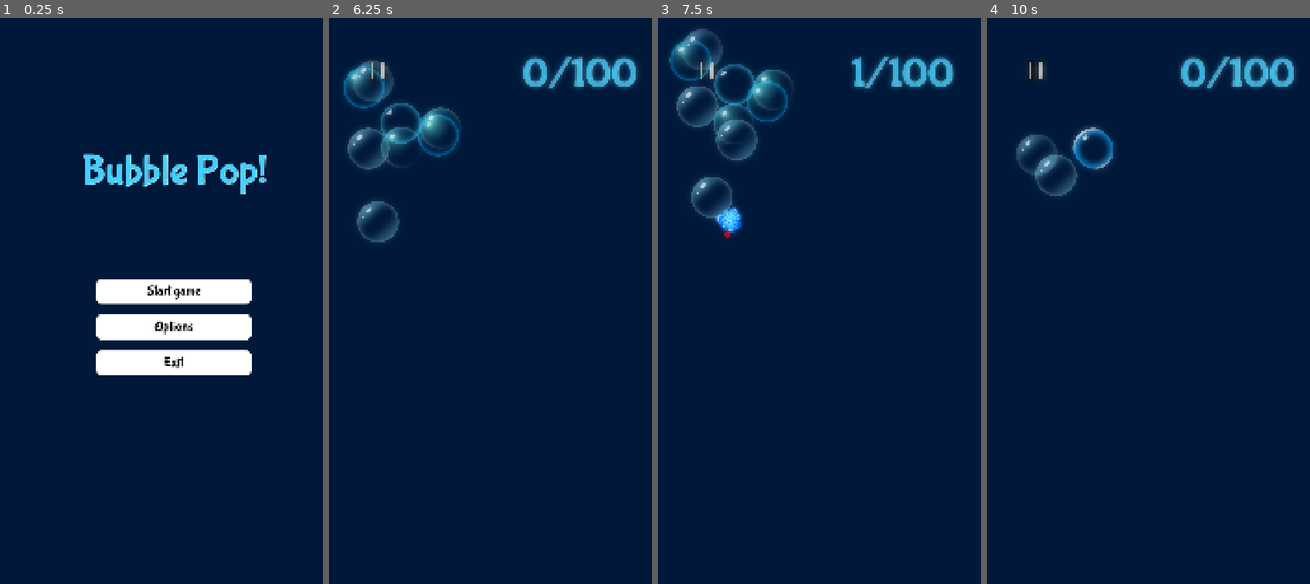
Above: before the commit, frames 1-4 (left to right).
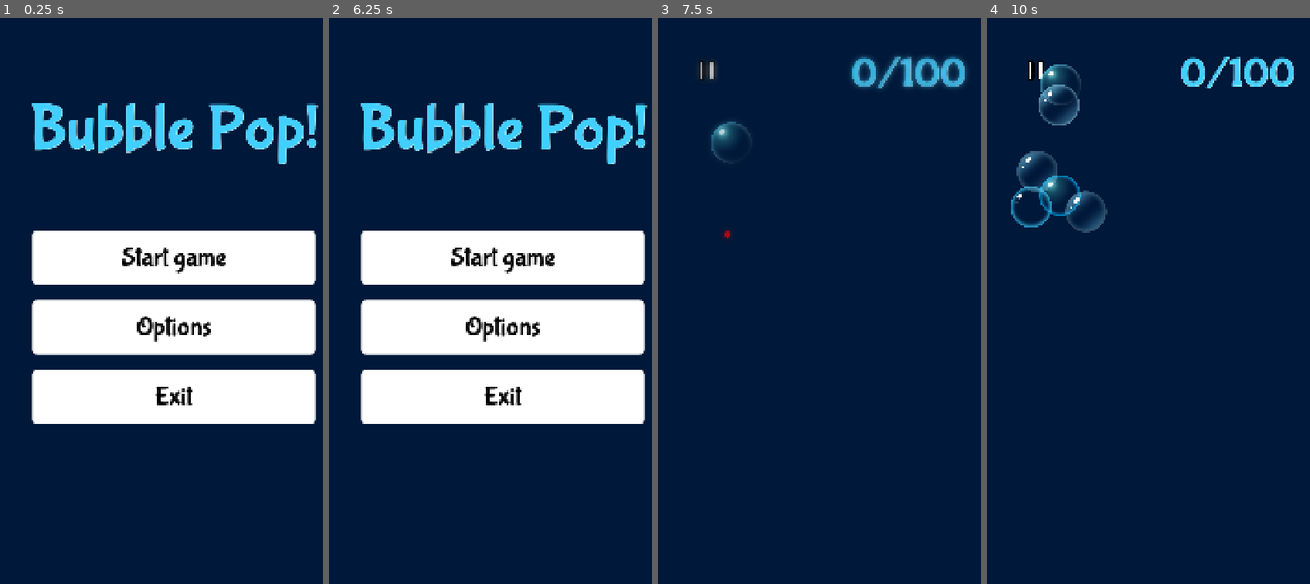
Above: after the commit, the same moments.

Repository: HybridAU/bubble-pop
Game: Godot game, scene res://menus/main_menu.tscn
Two runs of this game, one before a commit and one after it. Both use one fixed random seed, a clock stepped at 60 frames per second and the inputs below.
Inputs (mouse positions are in pixels of both pictures, inside the frame that each line leads up to):
- Up to frame 1 (0.25 s): no input
- Up to frame 2 (6.25 s): click "Options" at 0.5 s; click "Back" at 1.25 s; click "Start game" at 2 s; move the mouse to (580, 295) at 2.77 s; click (580, 295) at 2.92 s; move the mouse to (432, 357) at 3.52 s; click (432, 357) at 3.67 s; move the mouse to (538, 193) at 4.27 s; click (538, 193) at 4.42 s; move the mouse to (484, 453) at 5.02 s; click (484, 453) at 5.17 s; move the mouse to (606, 419) at 5.77 s; click (606, 419) at 5.92 s
- Up to frame 3 (7.5 s): click (832, 255) at 6.5 s, where only the run after the commit has a clickable "Start game"; move the mouse to (729, 233) at 7.27 s; click (729, 233) at 7.42 s
- Up to frame 4 (10 s): move the mouse to (1177, 329) at 8.02 s; click (1177, 329) at 8.17 s; move the mouse to (1109, 170) at 8.77 s; click (1109, 170) at 8.92 s; move the mouse to (1238, 295) at 9.52 s; click (1238, 295) at 9.67 s

The runs differ from the first frame. In frame 1, 30% of the frame differs, in the area x 9-99%, y 15-72%; in frame 2, 33%, in the area x 4-99%, y 6-72%; in frame 3, 4.8%; in frame 4, 4.4%.

Commit message:
Make all UI elements bigger

Diff:
--- a/menus/main_menu.tscn
+++ b/menus/main_menu.tscn
@@ -57,13 +57,13 @@
 anchor_top = 0.5
 anchor_right = 0.5
 anchor_bottom = 0.5
-offset_left = -240.0
-offset_top = -150.0
-offset_right = 240.0
-offset_bottom = 150.0
+offset_left = -440.0
+offset_top = -300.0
+offset_right = 440.0
+offset_bottom = 300.0
 grow_horizontal = 2
 grow_vertical = 2
-theme_override_constants/separation = 32
+theme_override_constants/separation = 48
 
 [node name="StartGame" type="Button" parent="VBoxContainer" unique_id=121395525]
 layout_mode = 2
@@ -73,7 +73,7 @@
 theme_override_colors/font_pressed_color = Color(0, 0, 0, 1)
 theme_override_colors/font_hover_color = Color(0, 0, 0, 1)
 theme_override_fonts/font = ExtResource("1_06t4h")
-theme_override_font_sizes/font_size = 42
+theme_override_font_sizes/font_size = 82
 theme_override_styles/normal = SubResource("StyleBoxFlat_rhts7")
 theme_override_styles/pressed = SubResource("StyleBoxFlat_06t4h")
 theme_override_styles/hover = SubResource("StyleBoxFlat_7vrkn")
@@ -88,7 +88,7 @@
 theme_override_colors/font_pressed_color = Color(0, 0, 0, 1)
 theme_override_colors/font_hover_color = Color(0, 0, 0, 1)
 theme_override_fonts/font = ExtResource("1_06t4h")
-theme_override_font_sizes/font_size = 42
+theme_override_font_sizes/font_size = 82
 theme_override_styles/normal = SubResource("StyleBoxFlat_rhts7")
 theme_override_styles/pressed = SubResource("StyleBoxFlat_06t4h")
 theme_override_styles/hover = SubResource("StyleBoxFlat_7vrkn")
@@ -103,7 +103,7 @@
 theme_override_colors/font_pressed_color = Color(0, 0, 0, 1)
 theme_override_colors/font_hover_color = Color(0, 0, 0, 1)
 theme_override_fonts/font = ExtResource("1_06t4h")
-theme_override_font_sizes/font_size = 42
+theme_override_font_sizes/font_size = 82
 theme_override_styles/normal = SubResource("StyleBoxFlat_rhts7")
 theme_override_styles/pressed = SubResource("StyleBoxFlat_06t4h")
 theme_override_styles/hover = SubResource("StyleBoxFlat_7vrkn")
@@ -117,16 +117,16 @@
 anchor_top = 0.5
 anchor_right = 0.5
 anchor_bottom = 0.5
-offset_left = -287.5
-offset_top = -559.0
-offset_right = 287.5
-offset_bottom = -409.0
+offset_left = -449.5
+offset_top = -730.0
+offset_right = 449.5
+offset_bottom = -496.0
 grow_horizontal = 2
 grow_vertical = 2
 theme_override_colors/font_color = Color(0.25309506, 0.80966485, 0.9999997, 1)
 theme_override_colors/font_shadow_color = Color(0.84705883, 0.98039216, 0.9607843, 1)
 theme_override_fonts/font = ExtResource("1_06t4h")
-theme_override_font_sizes/font_size = 128
+theme_override_font_sizes/font_size = 200
 text = "Bubble Pop!"
 
 [connection signal="pressed" from="VBoxContainer/StartGame" to="." method="_on_start_game_pressed"]
--- a/menus/options_menu.tscn
+++ b/menus/options_menu.tscn
@@ -53,18 +53,25 @@
 color = Color(0, 0.09411765, 0.22352941, 1)
 
 [node name="Back" type="Button" parent="." unique_id=1736005523]
-layout_mode = 0
-offset_left = 300.0
-offset_top = 1604.0
-offset_right = 780.0
-offset_bottom = 1738.0
+layout_mode = 1
+anchors_preset = 7
+anchor_left = 0.5
+anchor_top = 1.0
+anchor_right = 0.5
+anchor_bottom = 1.0
+offset_left = -440.0
+offset_top = -413.0
+offset_right = 440.0
+offset_bottom = -213.0
+grow_horizontal = 2
+grow_vertical = 0
 size_flags_vertical = 3
 theme_override_colors/font_color = Color(0, 0, 0, 1)
 theme_override_colors/font_focus_color = Color(0, 0, 0, 1)
 theme_override_colors/font_pressed_color = Color(0, 0, 0, 1)
 theme_override_colors/font_hover_color = Color(0, 0, 0, 1)
 theme_override_fonts/font = ExtResource("2_cet7k")
-theme_override_font_sizes/font_size = 42
+theme_override_font_sizes/font_size = 82
 theme_override_styles/normal = SubResource("StyleBoxFlat_rhts7")
 theme_override_styles/pressed = SubResource("StyleBoxFlat_06t4h")
 theme_override_styles/hover = SubResource("StyleBoxFlat_7vrkn")
--- a/menus/pause_menu.tscn
+++ b/menus/pause_menu.tscn
@@ -140,10 +140,10 @@
 anchor_top = 0.5
 anchor_right = 0.5
 anchor_bottom = 0.5
-offset_left = -250.0
-offset_top = -250.0
-offset_right = 250.0
-offset_bottom = 250.0
+offset_left = -490.0
+offset_top = -490.0
+offset_right = 490.0
+offset_bottom = 490.0
 grow_horizontal = 2
 grow_vertical = 2
 
@@ -154,13 +154,13 @@
 anchor_top = 0.5
 anchor_right = 0.5
 anchor_bottom = 0.5
-offset_left = -149.0
-offset_top = -50.5
-offset_right = 149.0
-offset_bottom = 50.5
-grow_horizontal = 2
-grow_vertical = 2
-theme_override_constants/separation = 32
+offset_left = -440.0
+offset_top = -290.0
+offset_right = 440.0
+offset_bottom = 290.0
+grow_horizontal = 2
+grow_vertical = 2
+theme_override_constants/separation = 48
 
 [node name="ResumeButton" type="Button" parent="CanvasLayer/Panel/VBoxContainer" unique_id=279821099]
 layout_mode = 2
@@ -170,7 +170,7 @@
 theme_override_colors/font_pressed_color = Color(0, 0, 0, 1)
 theme_override_colors/font_hover_color = Color(0, 0, 0, 1)
 theme_override_fonts/font = ExtResource("4_qlf07")
-theme_override_font_sizes/font_size = 42
+theme_override_font_sizes/font_size = 82
 theme_override_styles/normal = SubResource("StyleBoxFlat_ybqm1")
 theme_override_styles/pressed = SubResource("StyleBoxFlat_mtdpf")
 theme_override_styles/hover = SubResource("StyleBoxFlat_emjh3")
@@ -185,12 +185,12 @@
 theme_override_colors/font_pressed_color = Color(0, 0, 0, 1)
 theme_override_colors/font_hover_color = Color(0, 0, 0, 1)
 theme_override_fonts/font = ExtResource("4_qlf07")
-theme_override_font_sizes/font_size = 42
+theme_override_font_sizes/font_size = 82
 theme_override_styles/normal = SubResource("StyleBoxFlat_ybqm1")
 theme_override_styles/pressed = SubResource("StyleBoxFlat_mtdpf")
 theme_override_styles/hover = SubResource("StyleBoxFlat_emjh3")
 theme_override_styles/focus = SubResource("StyleBoxEmpty_x6afj")
-text = "Restart Level"
+text = "Restart level"
 
 [node name="MainMenuButton" type="Button" parent="CanvasLayer/Panel/VBoxContainer" unique_id=817242019]
 layout_mode = 2
@@ -200,7 +200,7 @@
 theme_override_colors/font_pressed_color = Color(0, 0, 0, 1)
 theme_override_colors/font_hover_color = Color(0, 0, 0, 1)
 theme_override_fonts/font = ExtResource("4_qlf07")
-theme_override_font_sizes/font_size = 42
+theme_override_font_sizes/font_size = 82
 theme_override_styles/normal = SubResource("StyleBoxFlat_ybqm1")
 theme_override_styles/pressed = SubResource("StyleBoxFlat_mtdpf")
 theme_override_styles/hover = SubResource("StyleBoxFlat_emjh3")
